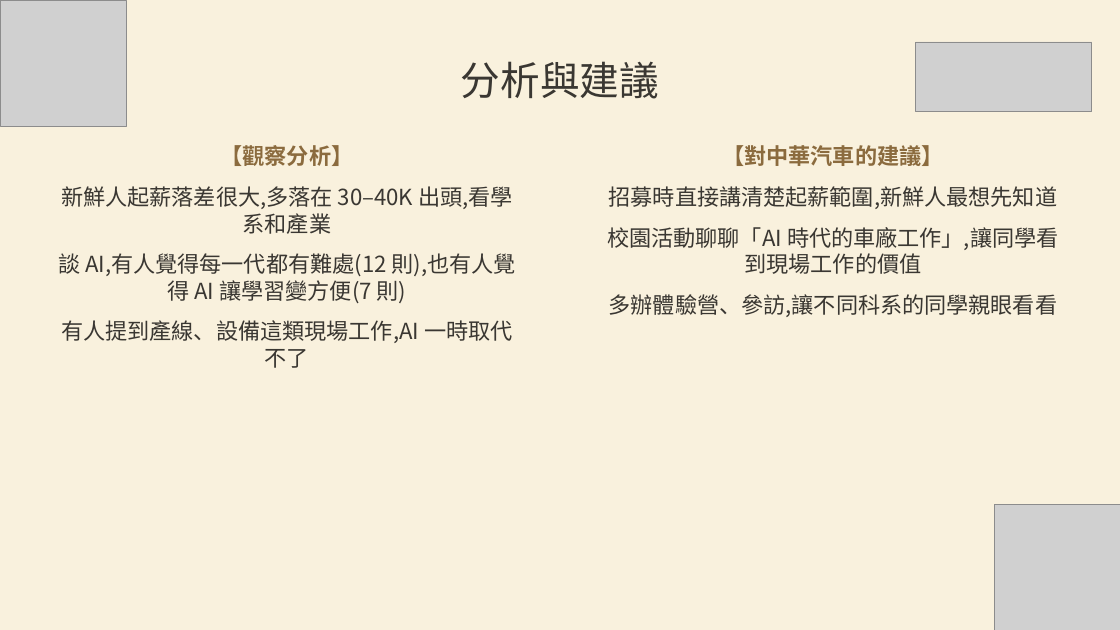
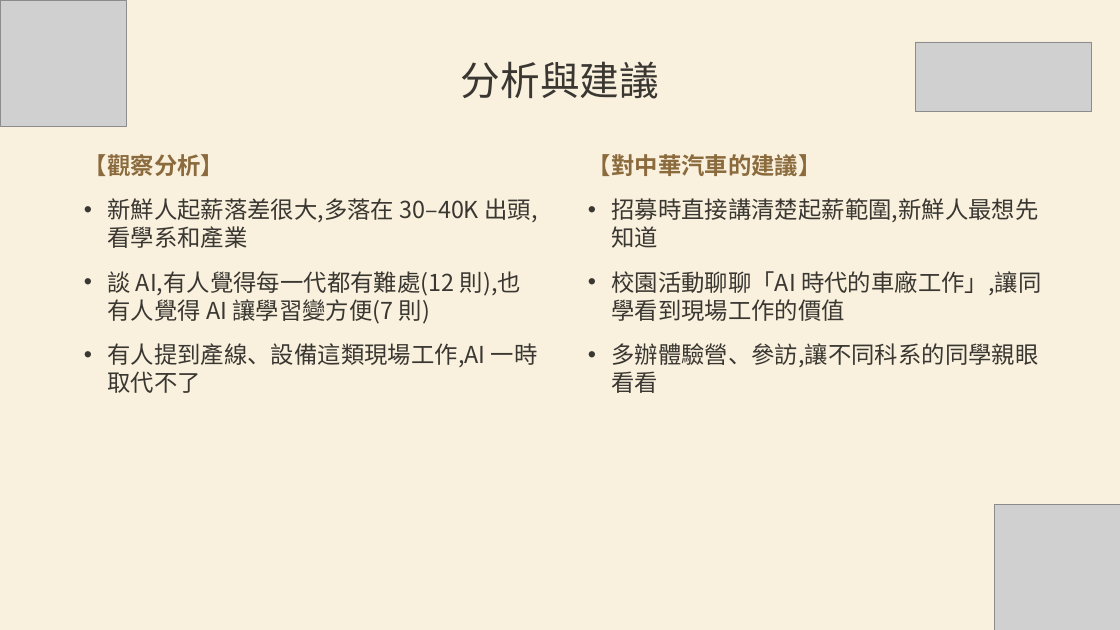
Before and after one commit to tobychien/project-hub, a slide deck: slide 8 of deliverables/邱偉浩-元智大學-10月B.pptx. Drawn at 1120x630 pixels with LibreOffice and Linux fonts; fonts in the diff are those of the drawing; grey boxes stand for pictures. Boxes give left, top, right and bottom in pixels: in the first picture for what was removed or moved away, otherwise in the second. Text is boxed around its words. In the diff, an @@ line names an element or a change of style, - is before the commit and + after.

```diff
--- a/deliverables/邱偉浩-元智大學-10月B.pptx
+++ b/deliverables/邱偉浩-元智大學-10月B.pptx
@@ text "【觀察分析】" at (84, 154, 538, 393): size 19 to 20 pt; alignment centre to left; more space between paragraphs; bullet none to • @@
@@ text "【觀察分析】": place and size @@
-text "【觀察分析】" at (58, 145, 516, 368)
+text "【觀察分析】" at (84, 154, 538, 393)
@@ text "【對中華汽車的建議】": place and size @@
-text "【對中華汽車的建議】" at (607, 145, 1059, 317)
+text "【對中華汽車的建議】" at (588, 154, 1041, 393)
@@ text "【對中華汽車的建議】" at (588, 154, 1041, 393): size 19 to 20 pt; alignment centre to left; more space between paragraphs; bullet none to • @@
```
Also in this commit, not shown: 4 other slides changed, 1 other file.
